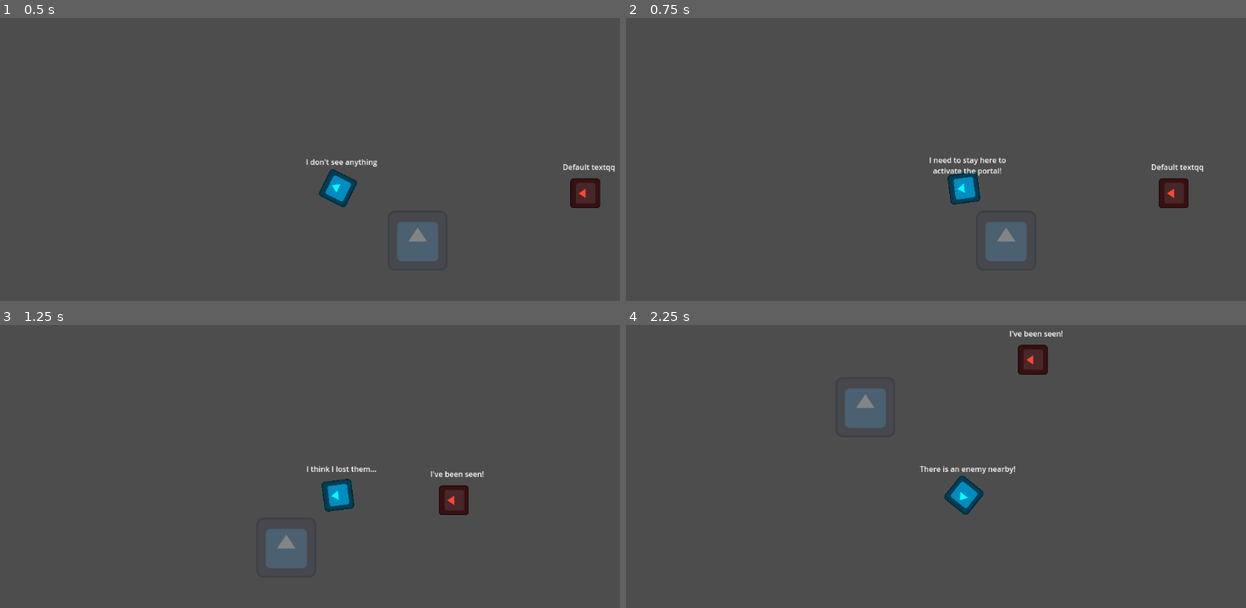
Above: before the commit, frames 1-4 (two rows, left to right).
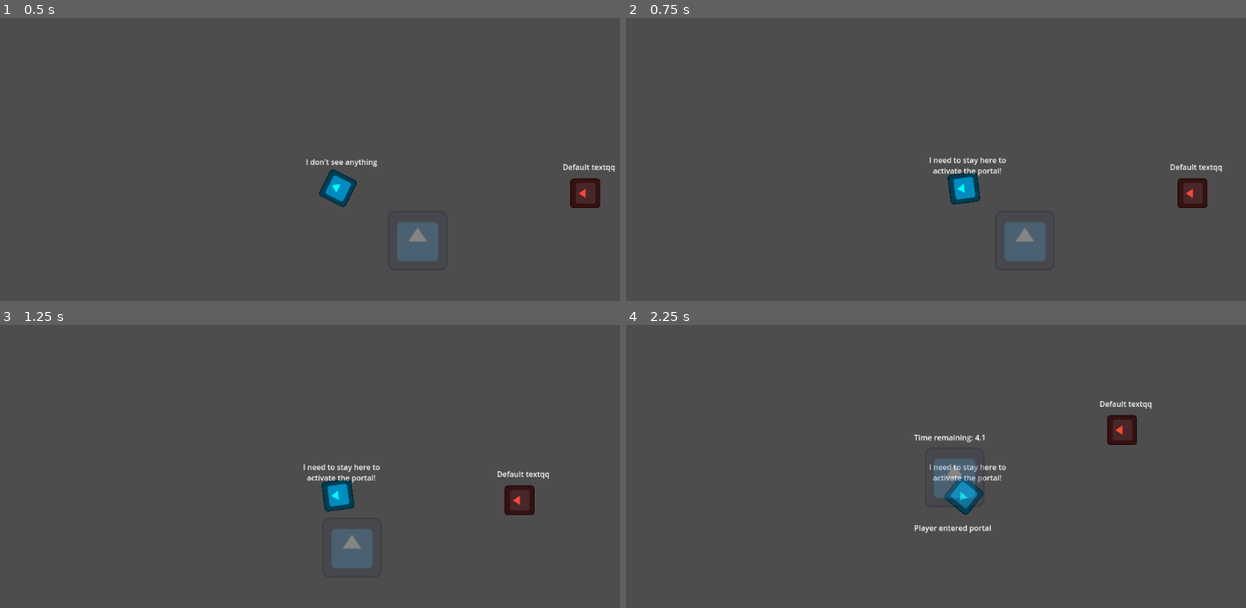
Above: after the commit, the same moments.

Repository: haladrias/godot_wild_jam_82_project
Game: Godot game, scene res://scenes/main.tscn
Same seed, same stepped clock (60 frames per second), same inputs: the game is played once before the commit and once after it. The engine's default icon, where the game draws it, is replaced by a stand-in: a white triangle on a blue panel in a dark square.
Inputs (mouse positions are in pixels of both pictures, inside the frame that each line leads up to):
- Up to frame 1 (0.5 s): no input
- Up to frame 2 (0.75 s): tap Enter at 0.5 s; move the mouse to (1109, 167) at 0.52 s; hold D (move_right) from 0.53 s (still down); hold F (test, bound only after the commit) from 0.53 s (still down)
- Up to frame 3 (1.25 s): keep holding D (move_right); keep holding F (test, bound only after the commit)
- Up to frame 4 (2.25 s): move the mouse to (830, 514) at 1.27 s; release D (move_right) at 1.28 s; release F (test, bound only after the commit) at 1.28 s; hold S (move_down) 1.28-2.03 s; tap F (test, bound only after the commit) at 1.35 s; move the mouse to (1029, 412) at 2.02 s; hold D (move_right) from 2.03 s (still down); hold F (test, bound only after the commit) from 2.03 s (still down)

Frame 1 is identical in both runs. In frame 2, 1.7% of the frame differs, in the area x 57-97%, y 51-86%; in frame 3, 3.4%; in frame 4, 3.5%, in the area x 35-85%, y 2-74%.

Commit message:
added_temp_ailments
ill change them later if i thought of better way to handle it

Diff:
--- a/project.godot
+++ b/project.godot
@@ -19,6 +19,7 @@
 
 SignalBus="*res://scripts/signal_bus.gd"
 GlobalConstants="*res://scripts/global_constants.gd"
+AilmentTrigger="*res://scenes/slow_area.tscn"
 
 [input]
 
@@ -57,6 +58,11 @@
 "events": [Object(InputEventKey,"resource_local_to_scene":false,"resource_name":"","device":-1,"window_id":0,"alt_press …(189 unchanged characters)…
 ]
 }
+test={
+"deadzone": 0.2,
+"events": [Object(InputEventKey,"resource_local_to_scene":false,"resource_name":"","device":-1,"window_id":0,"alt_pressed":false,"shift_pressed":false,"ctrl_pressed":false,"meta_pressed":false,"pressed":false,"keycode":0,"physical_keycode":70,"key_label":0,"unicode":102,"location":0,"echo":false,"script":null)
+]
+}
 
 [rendering]
 
--- a/scenes/detection_component.tscn
+++ b/scenes/detection_component.tscn
@@ -12,7 +12,7 @@
 
 [node name="CollisionPolygon2D" type="CollisionPolygon2D" parent="ViewCone"]
 build_mode = 1
-polygon = PackedVector2Array(0, 0, 400, -700, -400, -700)
+polygon = PackedVector2Array(0, 0, 212.132, -212.132, 228.122, -194.834, 242.705, -176.336, 255.792, -156.75, 267.302, -136.197, 277.164, -114.805, 285.317, -92.7051, 291.711, -70.0336, 296.307, -46.9303, 299.075, -23.5377, 300, 0, 299.075, 23.5377, 296.307, 46.9303, 291.711, 70.0336, 285.317, 92.7051, 277.164, 114.805, 267.302, 136.197, 255.792, 156.75, 242.705, 176.336, 228.122, 194.834, 212.132, 212.132)
 
 [node name="ProximityArea" type="Area2D" parent="."]
 
--- a/scenes/enemy.tscn
+++ b/scenes/enemy.tscn
@@ -41,9 +41,6 @@
 
 [node name="DetectionComponent" parent="." instance=ExtResource("5_ujyba")]
 faction = 1
-cone_resolution = 20
-cone_radius = 300.0
-cone_angle = 90.0
 
 [node name="DebugLabel" type="RichTextLabel" parent="."]
 offset_left = -104.0
--- /dev/null
+++ b/scenes/interacating_component.tscn
@@ -0,0 +1,31 @@
+[gd_scene load_steps=3 format=3 uid="uid://ik61dyrc0h0m"]
+
+[ext_resource type="Script" uid="uid://jb4kk48085o1" path="res://scripts/interacating_component.gd" id="1_4da8r"]
+
+[sub_resource type="CircleShape2D" id="CircleShape2D_3uhqq"]
+radius = 53.0848
+
+[node name="interacatingComponent" type="Node2D"]
+position = Vector2(413, 211)
+script = ExtResource("1_4da8r")
+
+[node name="Area2D" type="Area2D" parent="."]
+collision_layer = 0
+
+[node name="CollisionShape2D" type="CollisionShape2D" parent="Area2D"]
+shape = SubResource("CircleShape2D_3uhqq")
+
+[node name="Label" type="Label" parent="."]
+anchors_preset = -1
+anchor_right = 0.5
+anchor_bottom = 0.5
+offset_left = -45.0
+offset_top = -88.0
+offset_right = 50.0
+offset_bottom = -56.0
+grow_horizontal = 2
+grow_vertical = 2
+text = "e to interact"
+
+[connection signal="area_entered" from="Area2D" to="." method="_on_area_2d_area_entered"]
+[connection signal="area_exited" from="Area2D" to="." method="_on_area_2d_area_exited"]
--- /dev/null
+++ b/scenes/interactable.tscn
@@ -0,0 +1,9 @@
+[gd_scene load_steps=2 format=3 uid="uid://chachoc7wo5dr"]
+
+[ext_resource type="Script" uid="uid://e7hsf45ke0u7" path="res://scripts/interactable.gd" id="1_56v82"]
+
+[node name="interactable" type="Area2D"]
+script = ExtResource("1_56v82")
+
+[connection signal="area_entered" from="." to="." method="_on_area_entered"]
+[connection signal="area_exited" from="." to="." method="_on_area_exited"]
--- /dev/null
+++ b/scenes/interaction_testing.tscn
@@ -0,0 +1,12 @@
+[gd_scene load_steps=3 format=3 uid="uid://cgk3hcnxqg4l2"]
+
+[ext_resource type="PackedScene" uid="uid://fvpldi3fxw26" path="res://scenes/slow_area.tscn" id="2_iuir6"]
+[ext_resource type="PackedScene" uid="uid://cglaqk4lp80eb" path="res://scenes/temp_player.tscn" id="3_5v6yl"]
+
+[node name="interaction_testing" type="Node2D"]
+
+[node name="TempPlayer" parent="." instance=ExtResource("3_5v6yl")]
+position = Vector2(186, 363)
+
+[node name="slow_area" parent="." instance=ExtResource("2_iuir6")]
+position = Vector2(389, 26)
--- /dev/null
+++ b/scenes/slow.tscn
@@ -0,0 +1,6 @@
+[gd_scene load_steps=2 format=3 uid="uid://dypgc36xf1jyj"]
+
+[ext_resource type="Script" uid="uid://bh2o721dpxo7d" path="res://scripts/slow.gd" id="1_4qhwf"]
+
+[node name="Node2D" type="Node2D"]
+script = ExtResource("1_4qhwf")
--- /dev/null
+++ b/scenes/slow_area.tscn
@@ -0,0 +1,20 @@
+[gd_scene load_steps=3 format=3 uid="uid://fvpldi3fxw26"]
+
+[ext_resource type="Script" uid="uid://be6livlb1ibv6" path="res://scripts/slow_area.gd" id="1_fesha"]
+
+[sub_resource type="CircleShape2D" id="CircleShape2D_j0v35"]
+radius = 176.182
+
+[node name="slow_area" type="Node2D"]
+script = ExtResource("1_fesha")
+
+[node name="Area2D" type="Area2D" parent="."]
+
+[node name="CollisionShape2D" type="CollisionShape2D" parent="Area2D"]
+position = Vector2(520, 176)
+shape = SubResource("CircleShape2D_j0v35")
+debug_color = Color(0.480526, 0.58155, 0.239305, 0.42)
+
+[connection signal="area_entered" from="Area2D" to="." method="_on_area_2d_area_entered"]
+[connection signal="area_exited" from="Area2D" to="." method="_on_area_2d_area_exited"]
+[connection signal="body_entered" from="Area2D" to="." method="_on_area_2d_body_entered"]
--- a/scenes/temp_player.tscn
+++ b/scenes/temp_player.tscn
@@ -1,10 +1,11 @@
-[gd_scene load_steps=8 format=3 uid="uid://cglaqk4lp80eb"]
+[gd_scene load_steps=9 format=3 uid="uid://cglaqk4lp80eb"]
 
 [ext_resource type="Script" uid="uid://detbyyynrens2" path="res://scripts/temp_player.gd" id="1_qc3fp"]
 [ext_resource type="Texture2D" uid="uid://u5lgy7gvemfw" path="res://assets/icon.svg" id="2_smlvt"]
 [ext_resource type="PackedScene" uid="uid://e2ounky2keb5" path="res://scenes/input_component.tscn" id="3_j5nhj"]
 [ext_resource type="PackedScene" uid="uid://d0hnxsi4dimdg" path="res://scenes/movement_component.tscn" id="4_ujyba"]
 [ext_resource type="PackedScene" uid="uid://bwyv3npu3jfpg" path="res://scenes/detection_component.tscn" id="5_ujyba"]
+[ext_resource type="PackedScene" uid="uid://dypgc36xf1jyj" path="res://scenes/slow.tscn" id="6_a17a3"]
 
 [sub_resource type="RectangleShape2D" id="RectangleShape2D_h0i82"]
 size = Vector2(64, 64)
@@ -28,10 +29,6 @@
 texture = ExtResource("2_smlvt")
 
 [node name="DetectionComponent" parent="CollisionShape2D" instance=ExtResource("5_ujyba")]
-faction = 0
-cone_resolution = 20
-cone_radius = 300.0
-cone_angle = 90.0
 
 [node name="Area2D" type="Area2D" parent="CollisionShape2D/DetectionComponent" groups=["Player"]]
 
@@ -54,3 +51,6 @@
 fit_content = true
 horizontal_alignment = 1
 vertical_alignment = 1
+
+[node name="Node2D" parent="." node_paths=PackedStringArray("movement") instance=ExtResource("6_a17a3")]
+movement = NodePath("../MovementComponent")
--- /dev/null
+++ b/scripts/interacating_component.gd
@@ -0,0 +1,41 @@
+extends Node2D
+
+@onready var player = get_tree().get_first_node_in_group("Player")
+@onready var label: Label = $Label
+
+const base_text = "[E to]"
+
+var active_aras = []
+var can_interact :bool = true
+
+func register_arae(area: interactable):
+	active_aras.push_back(area)
+
+func unregister_area(area: interactable):
+	var index = active_aras.find(area)
+	if index != 1:
+		active_aras.remove_at(index)
+
+# NOT WORKING!!
+func _process(delta: float) -> void:
+	if active_aras.size() > 0 && can_interact:
+		active_aras.sort_custom(_sort_b_distance)
+		label.text = base_text + active_aras[0]
+		label.show()
+	else:
+		label.hide()
+
+func _sort_b_distance(area1, area2):
+	var area1_to_player = player.global_position.distance_to(area1.global_position)
+	var area2_to_player = player.global_position.distance_to(area2.global_position)
+	return area1_to_player < area2_to_player
+
+func input(event: InputEvent):
+	if event.is_action_pressed("test"):
+		if active_aras.size() > 0:
+			can_interact = false
+			label.hide()
+
+			await  active_aras[0].interact.call()
+
+			can_interact = true
--- /dev/null
+++ b/scripts/interactable.gd
@@ -0,0 +1,20 @@
+extends Area2D
+class_name interactable
+
+
+@export var interact_name : String = ""
+@export var is_interactable : bool = true
+
+var interactable : Callable = func():
+	pass
+
+
+
+
+func _on_area_entered(area: Area2D) -> void:
+	InteracatingComponent.register_arae(self)
+	pass
+
+
+func _on_area_exited(area: Area2D) -> void:
+	InteracatingComponent.unregister_area(self)
--- /dev/null
+++ b/scripts/slow.gd
@@ -0,0 +1,44 @@
+extends Node2D
+class_name Slow
+
+var max_time : float = 10.0
+var _timer : float = 10.0
+var parent : Node2D
+var ailment_active : bool = false
+
+@export var slowed  = 0.5
+@export var normal_speed = 400
+@export var movement : Node2D
+
+func _ready() -> void:
+	#parent = get_parent().get_node("res://scenes/movement_component.tscn")
+	AilmentTrigger.player_entered.connect(apply)
+	#AilmentTrigger.player_exited.connect(remove)
+
+
+func _process(_delta: float) -> void:
+	if ailment_active == false:
+		return
+	if _timer <= 0:
+		remove()
+		return
+	_timer -= _delta
+
+	print(_timer)
+
+func apply() -> void:
+	if movement.speed <= 200:
+		return
+	movement.speed -= 200
+	ailment_active = true
+	print("slowed")
+	pass
+
+
+
+func remove() -> void:
+	movement.speed = normal_speed
+	_timer = max_time
+	ailment_active = false
+	print("slow removed")
+	pass
--- /dev/null
+++ b/scripts/slow_area.gd
@@ -0,0 +1,26 @@
+extends Node2D
+
+signal player_entered
+signal player_exited
+signal enemy_entered
+signal enemy_exited
+
+@onready var area_2d: Area2D = $Area2D
+
+func _ready() -> void:
+
+	pass
+
+func _on_area_2d_body_entered(body: CharacterBody2D) -> void:
+	if body.is_in_group("Player"):
+		player_entered.emit()
+	else:
+		enemy_entered.emit()
+
+
+
+#func _on_area_2d_area_exited(body : CharacterBody2D) -> void:
+	#if body.is_in_group("Player"):
+		#player_exited.emit()
+	#else:
+		#enemy_exited.emit()
Not shown, added: scripts/interacating_component.gd.uid
Not shown, added: scripts/interactable.gd.uid
Not shown, added: scripts/slow.gd.uid
Not shown, added: scripts/slow_area.gd.uid
